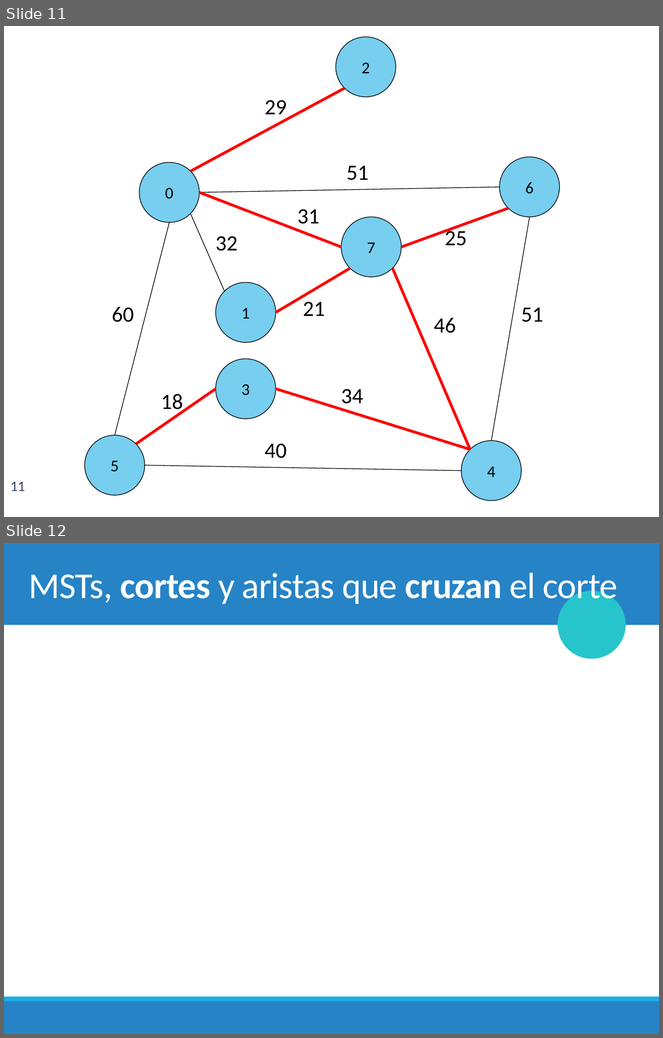
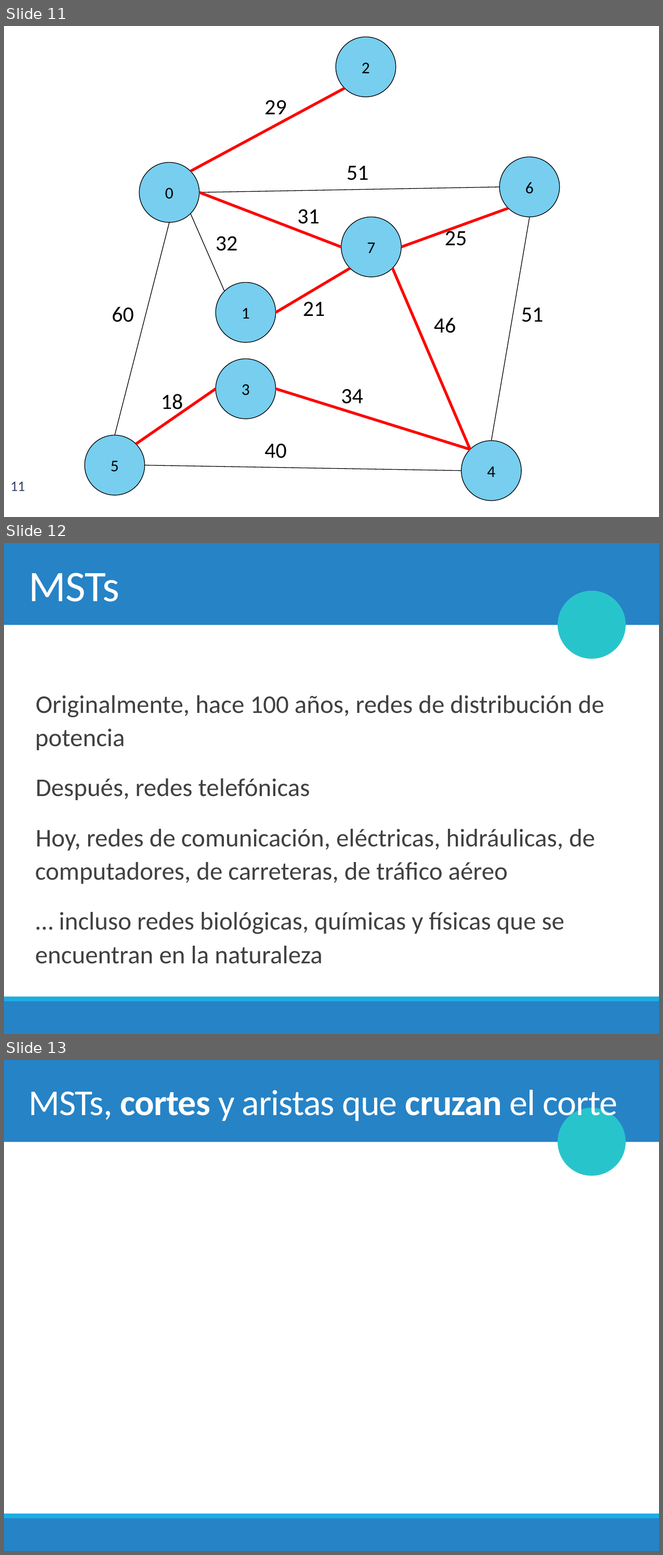
Before and after one commit to chris-carstens/2020-2, a slide deck: Clases/17 - Prim/17. Prim & Algoritmos Codiciosos.pptx. Shown one above the other, each under a label of ours: slides 11 and 12 before the commit, slides 11, 12 and 13 after it. The pictures are 663x1038 and 663x1555 pixels, drawn with LibreOffice and Linux fonts; fonts in the diff are those of the drawing; grey boxes stand for pictures; background and template pictures are left out. Boxes give left, top, right and bottom in pixels: in the first picture for what was removed or moved away, otherwise in the second. Text is boxed around its words. In the diff, an @@ line names an element or a change of style, - is before the commit and + after.

```diff
--- a/Clases/17 - Prim/17. Prim & Algoritmos Codiciosos.pptx
+++ b/Clases/17 - Prim/17. Prim & Algoritmos Codiciosos.pptx
@@ slide 12 added at bbox=[4, 543, 659, 1034], background #FFFFFF; not listed: 4 template elements that a slide beside it also shows @@
@@ title added at bbox=[28, 573, 119, 602], 48 pt, text #FFFFFF @@
+MSTs
@@ text added at bbox=[35, 695, 605, 964], 28 pt, text #404040 @@
+  Originalmente, hace 100 años, redes de distribución de potencia
+  Después, redes telefónicas
+  Hoy, redes de comunicación, eléctricas, hidráulicas, de computadores, de carreteras, de tráfico aéreo
+  … incluso redes biológicas, químicas y físicas que se encuentran en la naturaleza
@@ what was slide 12 is now slide 13 @@
```
Also in this commit, not shown: 8 slides changed, 3 other slides added, 1 slide removed, 3 other files.
